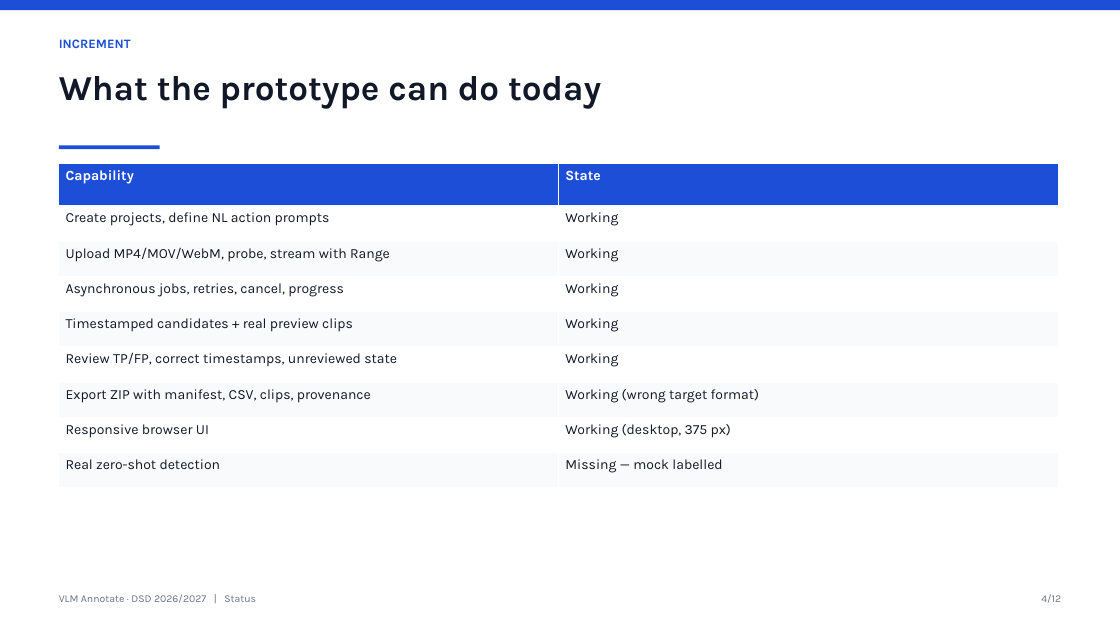
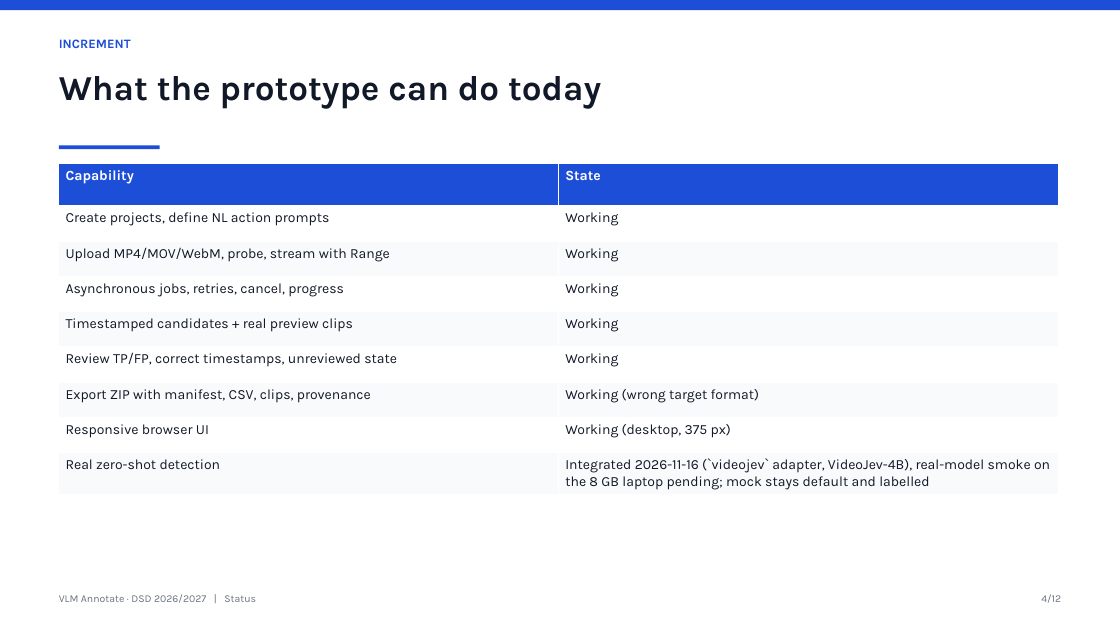
Before and after one commit to aslsumen/DSD---VLM-Annotate, a slide deck: slide 4 of presentations/03-status.pptx. Drawn at 1120x630 pixels with LibreOffice and Linux fonts; fonts in the diff are those of the drawing. Boxes give left, top, right and bottom in pixels: in the first picture for what was removed or moved away, otherwise in the second. Text is boxed around its words. In the diff, an @@ line names an element or a change of style, - is before the commit and + after.

Commit message:
docs: add min_event_score 0.5 Charades validation results, fix processing-time ratio, regenerate status deck
The earlier '1.3x video duration' was inverted: 22.6 s per ~30 s video is about 0.75x the duration.
Scan + refine (what the product adapter runs) is 0.66x at the new default.

```diff
--- a/presentations/03-status.pptx
+++ b/presentations/03-status.pptx
@@ table at [59, 164, 1059, 494] @@
-row 9, column 2: Missing — mock labelled
+row 9, column 2: Integrated 2026-11-16 (`videojev` adapter, VideoJev-4B), real-model smoke on the 8 GB laptop pending; mock stays default and labelled
```
Also in this commit, not shown: 7 other slides changed, 12 other files.
